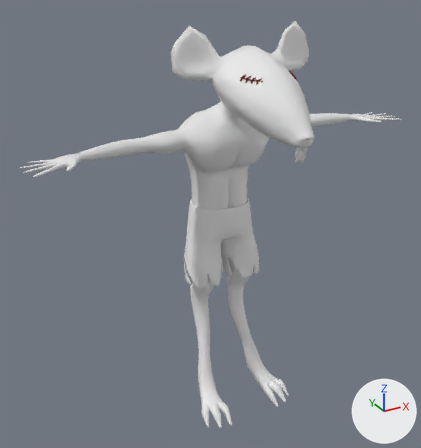
The FBX model Assets/Assets/3D/Rataman_full.fbx: old version first, new version second.
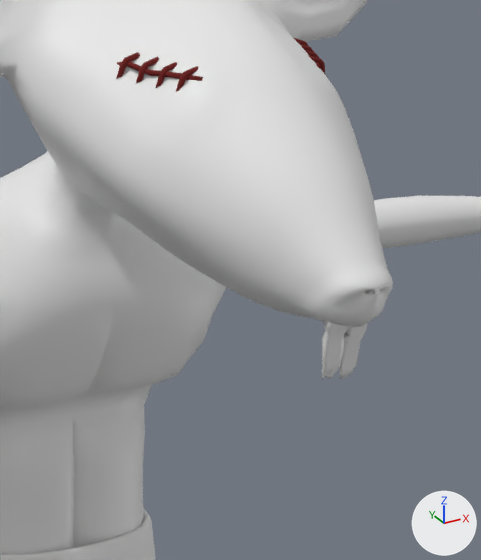
Each version appears first whole from a 50 mm lens placed at (-1.305, -2.294, 2.017), pointed at (-0.135, -0.166, 0.953), and next in a close-up on the part from 50% to 80% of the width and 13% to 47% of the height. Every picture has the same lights, and +X, +Y and +Z are marked at lower right.

In view in the first close-up: 'cuero', 'dientes', 'ojos', 'ropa'.
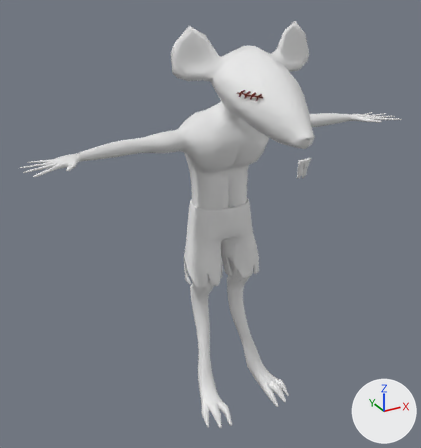
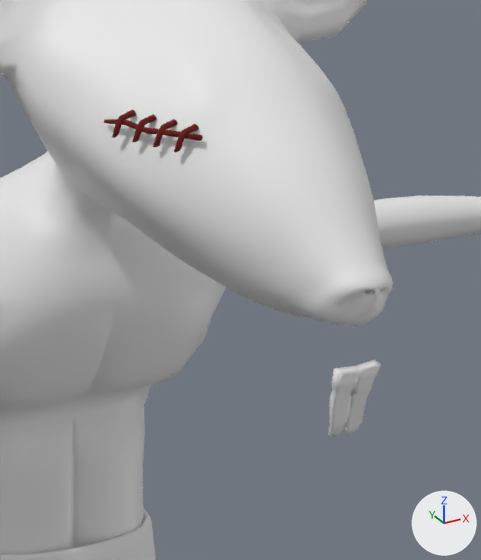
What changed in the scene script:
```text
Change ob_ojos:
    ob_ojos.location: (0.0, 0.0, -0.067) -> (-0.055, -0.034, -0.117)
    ob_ojos.rotation_euler: (0.0, 0.0, 0.0) -> (0.0, 0.0, 0.0671)  # degrees (0, 0, 0) -> degrees (0, 0, 3.8)
Change ob_dientes:
    ob_dientes.location: (0.0, 0.0, -0.067) -> (-0.055, -0.034, -0.117)
    ob_dientes.rotation_euler: (0.0, 0.0, 0.0) -> (0.0, 0.0, 0.0671)  # degrees (0, 0, 0) -> degrees (0, 0, 3.8)
```

Where the change shows, as pixel boxes [x1, y1, x2, y2] in the close-ups (481 x 560 px):
'dientes', moved, turned
    before: [322, 320, 368, 380]
    after: [328, 360, 381, 438]
'ojos', moved, turned
    before: [116, 38, 325, 92]
    after: [104, 110, 203, 152]
